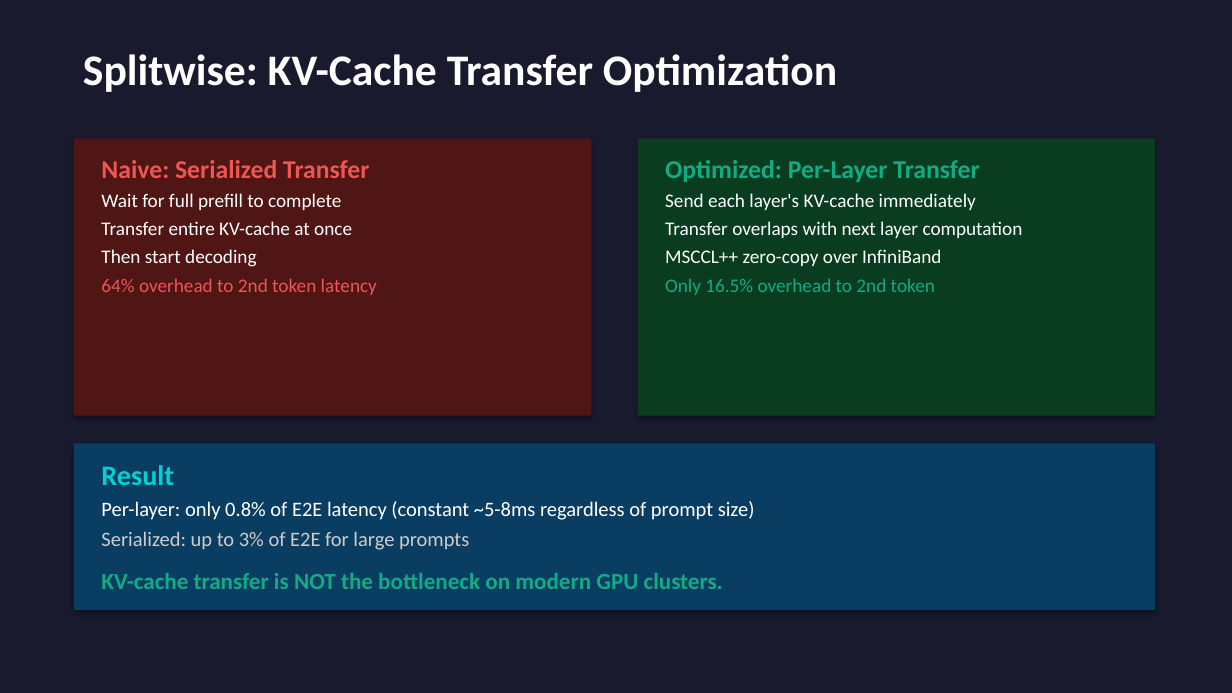
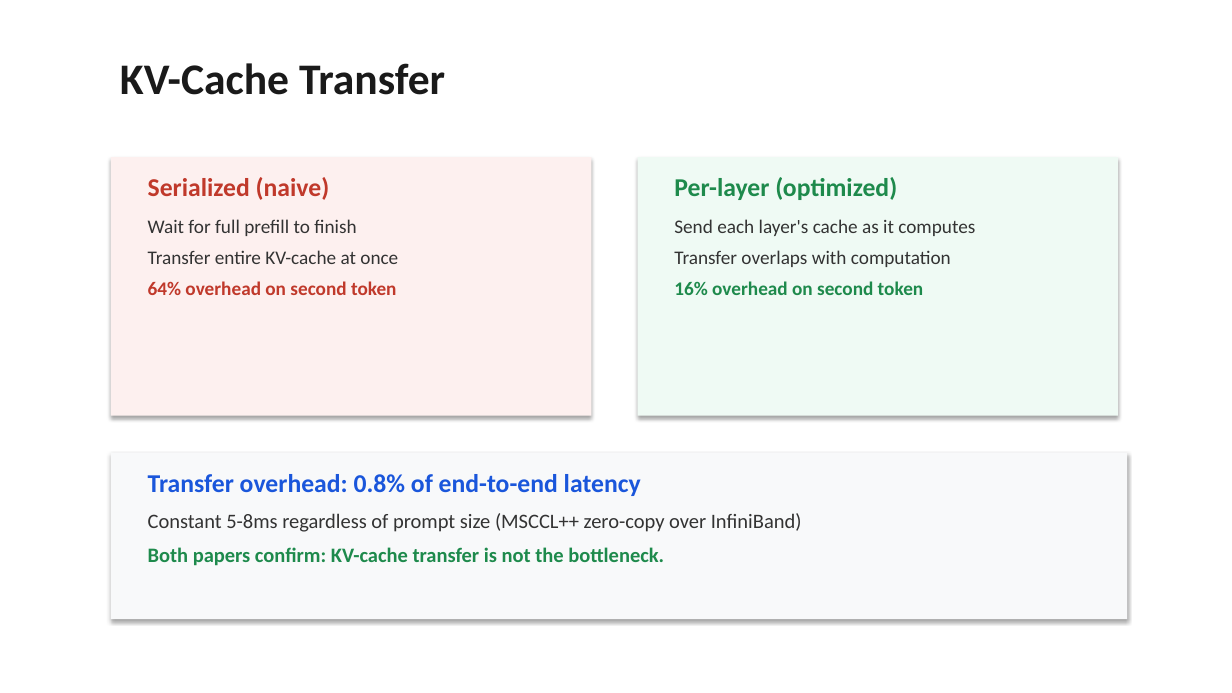
Before and after one commit to beratcelik1/llm-inference-phase-disaggregation, a slide deck: slide 11 of presentation/Phase_Disaggregation_LLM_Inference.pptx. Drawn at 1232x693 pixels with LibreOffice and Linux fonts; fonts in the diff are those of the drawing. Boxes give left, top, right and bottom in pixels: in the first picture for what was removed or moved away, otherwise in the second. Text is boxed around its words. In the diff, an @@ line names an element or a change of style, - is before the commit and + after.

```diff
--- a/presentation/Phase_Disaggregation_LLM_Inference.pptx
+++ b/presentation/Phase_Disaggregation_LLM_Inference.pptx
@@ background #1A1A2E to #FFFFFF @@
@@ text at [120, 63, 445, 95]: text changed; text colour #FFFFFF to #1A1A1A @@
-Splitwise: KV-Cache Transfer Optimization
+KV-Cache Transfer
@@ rectangle: place and size @@
-rectangle at [74, 139, 592, 416]
+rectangle at [111, 157, 592, 416]
@@ rectangle at [111, 157, 592, 416]: fill #501515 to #FDF0EF @@
@@ text "Serialized (naive)": place and size @@
-text "Serialized (naive)" at [101, 160, 377, 295]
+text "Serialized (naive)" at [148, 177, 398, 295]
@@ text at [148, 177, 356, 236]: text changed; text colour #FFFFFF to #333333 @@
-Naive: Serialized Transfer
-Wait for full prefill to complete
+Serialized (naive)
+Wait for full prefill to finish
@@ rectangle: place and size @@
-rectangle at [638, 139, 1155, 416]
+rectangle at [638, 157, 1118, 416]
@@ rectangle at [638, 157, 1118, 416]: fill #0A3D20 to #EFFAF4 @@
@@ text at [674, 177, 975, 295]: text changed; text colour #FFFFFF to #333333 @@
-Optimized: Per-Layer Transfer
-Send each layer's KV-cache immediately
-Transfer overlaps with next layer computation
-MSCCL++ zero-copy over InfiniBand
-Only 16.5% overhead to 2nd token
+Per-layer (optimized)
+Send each layer's cache as it computes
+Transfer overlaps with computation
+16% overhead on second token
@@ text at [148, 250, 398, 264]: text colour #FFFFFF to #333333 in "Transfer entire KV-cache at once"; more space between paragraphs @@
@@ text at [148, 281, 397, 295]: text changed; text colour #EE5555 to #C0392B; bold on @@
-Then start decoding
-64% overhead to 2nd token latency
+64% overhead on second token
@@ rectangle: place and size @@
-rectangle at [74, 444, 1155, 610]
+rectangle at [111, 453, 1128, 619]
@@ rectangle at [111, 453, 1128, 619]: fill #0A3D62 to #F8F9FA @@
@@ text at [148, 474, 802, 566]: text changed; text colour #FFFFFF to #333333; bold on @@
-Result
-Per-layer: only 0.8% of E2E latency (constant ~5-8ms regardless of prompt size)
-Serialized: up to 3% of E2E for large prompts
-KV-cache transfer is NOT the bottleneck on modern GPU clusters.
+Transfer overhead: 0.8% of end-to-end latency
+Constant 5-8ms regardless of prompt size (MSCCL++ zero-copy over InfiniBand)
+Both papers confirm: KV-cache transfer is not the bottleneck.
```
Also in this commit, not shown: 18 other slides changed, 5 slides added, 6 slides removed, 4 other files.
